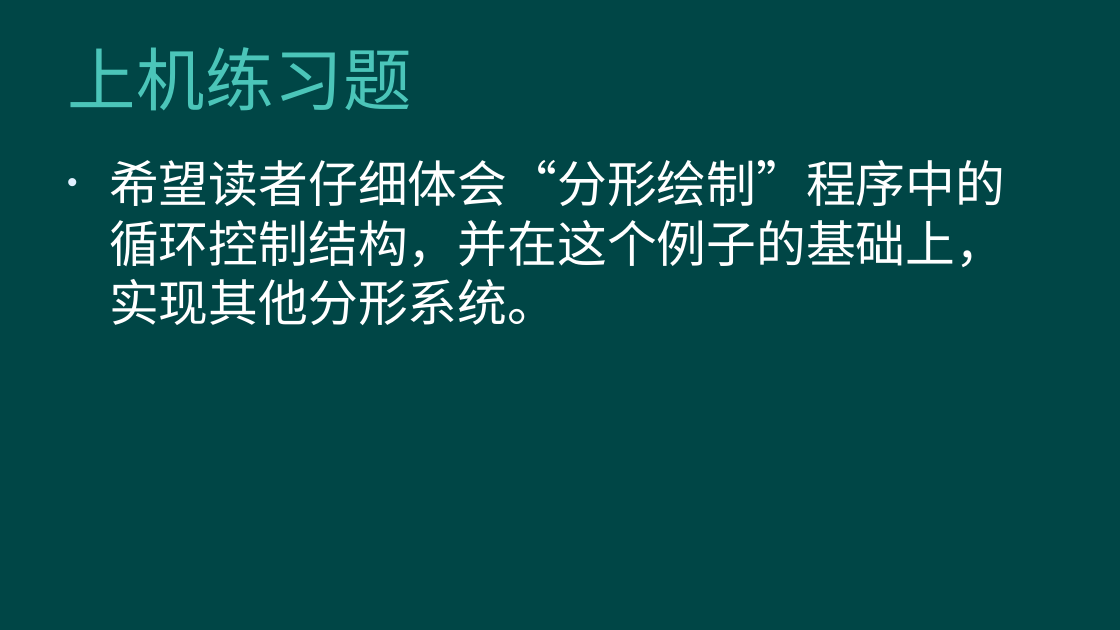
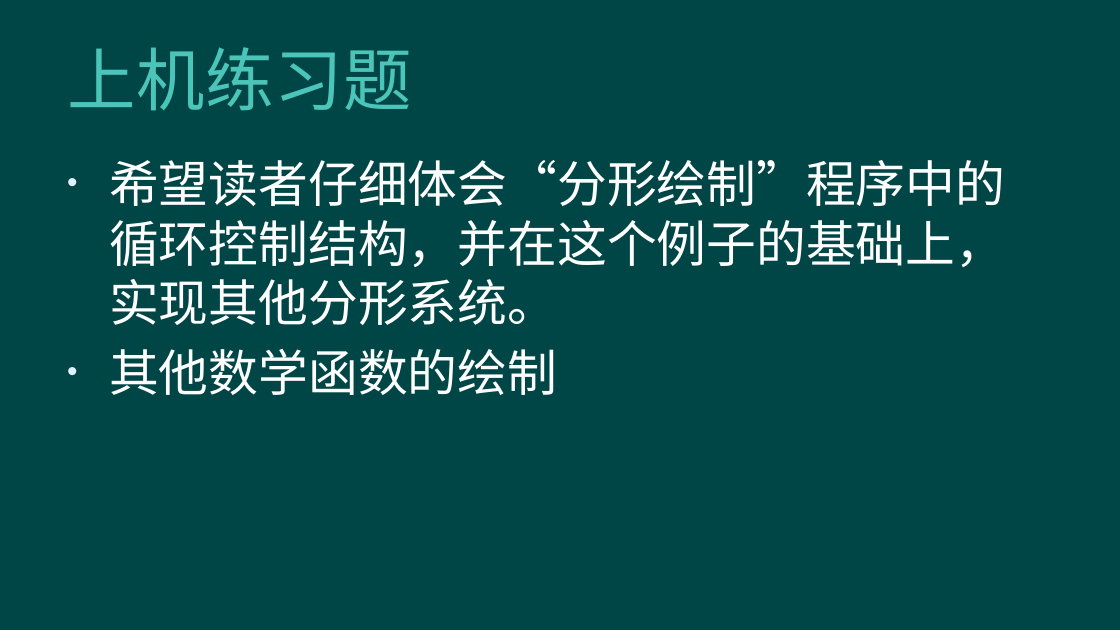
Before and after one commit to hanhonglei/Course_BasicGameProgramming, a slide deck: slide 48 of 第5章 循环结构程序设计/第5章 循环结构程序设计.pptx. Drawn at 1120x630 pixels with LibreOffice and Linux fonts; fonts in the diff are those of the drawing; background and template pictures are left out. Boxes give left, top, right and bottom in pixels: in the first picture for what was removed or moved away, otherwise in the second. Text is boxed around its words. In the diff, an @@ line names an element or a change of style, - is before the commit and + after.

```diff
--- a/第5章 循环结构程序设计/第5章 循环结构程序设计.pptx
+++ b/第5章 循环结构程序设计/第5章 循环结构程序设计.pptx
@@ text at box(109, 349, 557, 395): paragraph added @@
+• 其他数学函数的绘制
```
Also in this commit, not shown: 1 other file.
